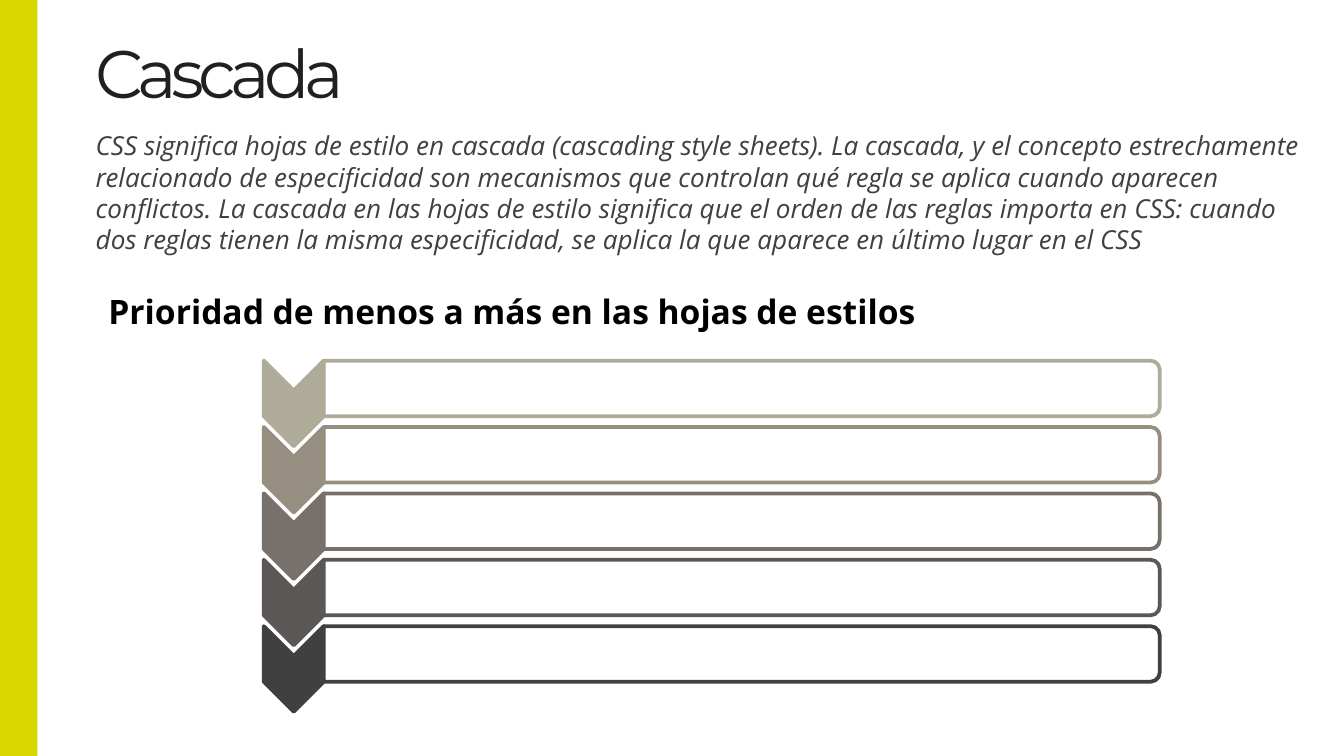
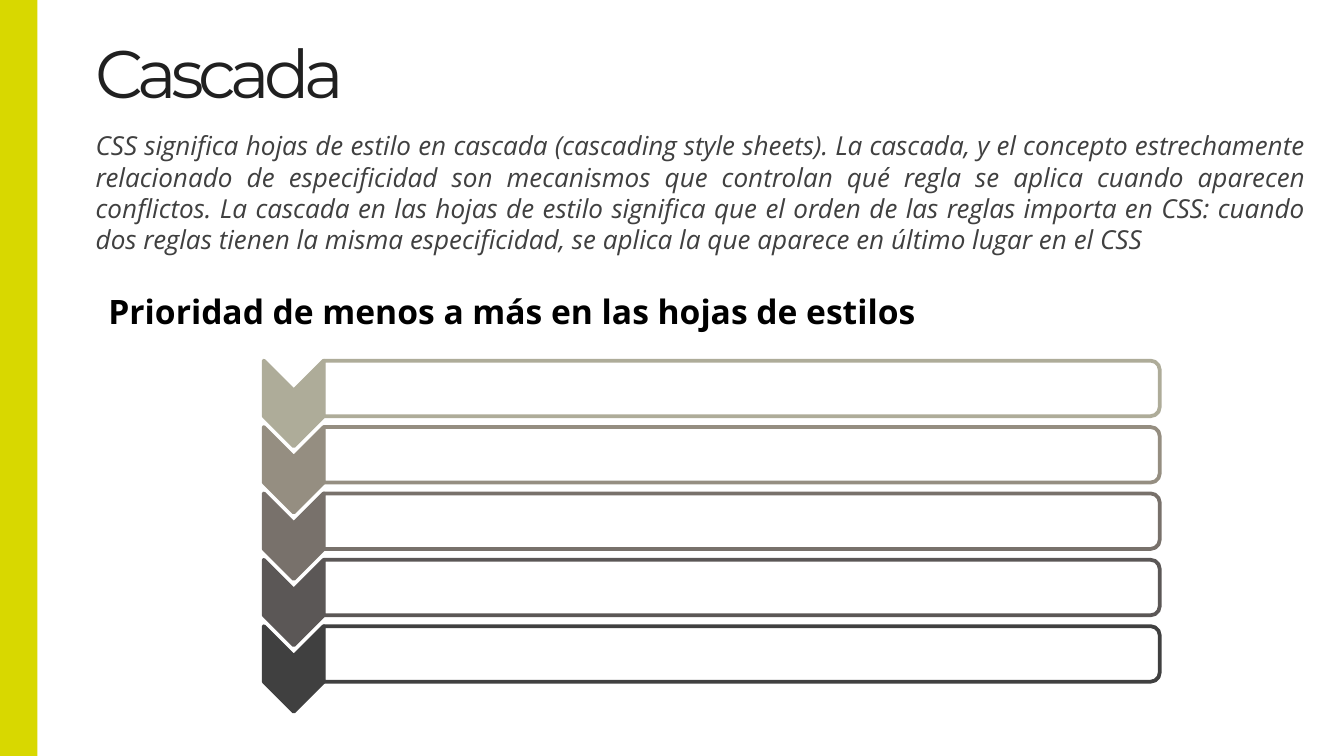
Before and after one commit to Lemoncode/formacion-maquetacion, a slide deck: slide 7 of 01-basics-concepts/specificity-cascade-inheritance/specificity-cascade-inheritance.pptx. Drawn at 1344x756 pixels with LibreOffice and Linux fonts; fonts in the diff are those of the drawing. Boxes give left, top, right and bottom in pixels: in the first picture for what was removed or moved away, otherwise in the second. Text is boxed around its words. In the diff, an @@ line names an element or a change of style, - is before the commit and + after.

Commit message:
finish ppt

```diff
--- a/01-basics-concepts/specificity-cascade-inheritance/specificity-cascade-inheritance.pptx
+++ b/01-basics-concepts/specificity-cascade-inheritance/specificity-cascade-inheritance.pptx
@@ text "CSS significa hojas de estilo ..." at [96,135,1305,256]: alignment left to justified @@
```
Also in this commit, not shown: 3 other slides changed.
